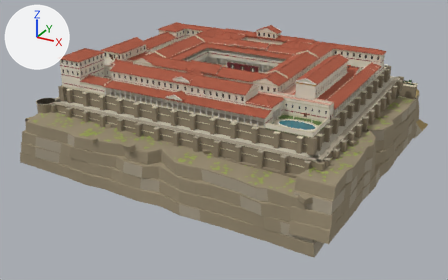
What one commit did to the glTF model nero-rome-reader /assets/models/rome/parts/rome_tiberiana_parts.glb.
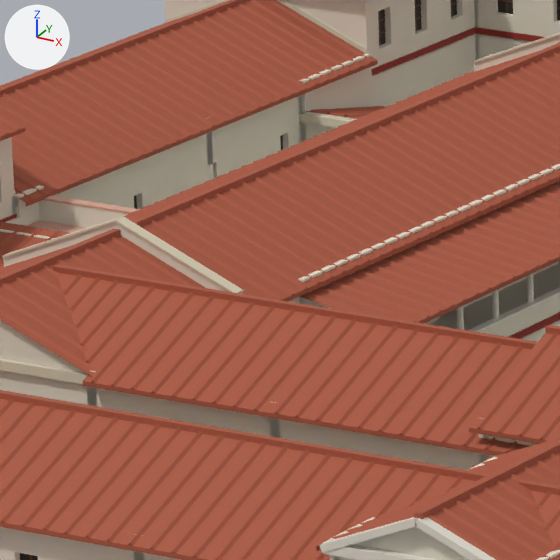
The first picture shows the older version from a 50 mm camera at (143.0, -265.0, 98.0) aimed at (-6.0, 6.0, -37.0). The close-ups show the older and then the newer version on the part from 32% to 43% of the width and 12% to 29% of the height of that picture. Only the edits that show in the close-ups are written down. Every picture has the same lights, and +X, +Y and +Z are marked at upper left. Where no turn or scale is listed for an object, it has been applied to the vertices. Vertices at exactly the same position are counted once.

In view in the first close-up: 'room_2P03', 'tib_f1', 'tib_f2', 'tib_roof' and 1 more.
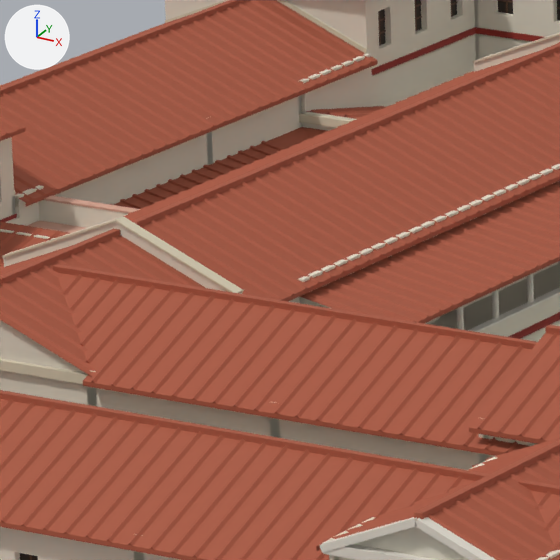
The change in detail:
me_tib_garden is used by ob_tib_garden; location (0.0, 0.0, 0.0).
me_tib_garden had 2476 vertices, 3691 faces and spanned x -53.0..65.0, y -50.0..44.0, z 0.1..8.4.
me_tib_garden now has 2999 vertices, 4367 faces and spans x -53.0..65.0, y -50.0..44.0, z 0.1..8.4.
me_tib_garden part 1: 219 vertices added at x -53.0..-43.2, y 6.0..28.0, z 0.1..5.3.
Other edits to the shape of me_tib_garden do not show in these pictures.

Changed parts and their boxes [x1, y1, x2, y2] in the close-ups (560 x 560 px):
part 1 of me_tib_garden, added
    after: [109, 127, 327, 209]
